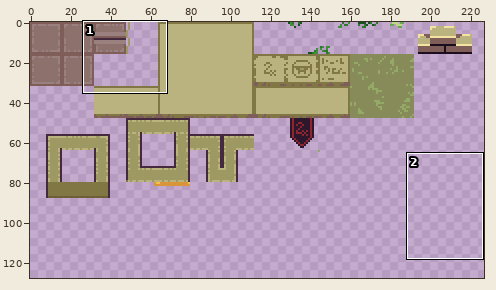
Two states of a sprite sheet, Assets/Sprites/arena-tileset-new.png. The picture above shows the old version from afar; the outline marks the close-up.
Close-up. Before:
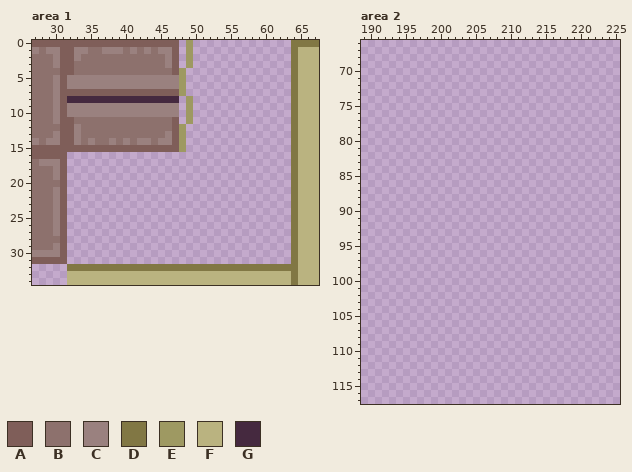
The file is 256x128 pixels. Shown: area 1: x 27..67, y 0..34; area 2: x 189..225, y 66..117. The wide view leaves out empty margins. The commit also changed other parts of the picture, which this record leaves out.
Palette (. is transparent): A #7f5e59  B #8d716d  C #9a817f  D #817744  E #9e9962  F #bab380  G #45293f
Pixels before, area 1, first column x 27:
 0 AAAAAAAAAAAAAAAAAAAAA.E..............DDDD
 1 CBCCAACCBBCCCBCBCBCCA.E..............DFFF
 2 BBBCAACBBBBBBBBBBBBCA.E..............DFFF
 3 BBBCAABBBBBBBBBBBBBCA.E..............DFFF
 4 BBBBAABBBBBBBBBBBBBBAE...............DFFF
 5 BBBCACCCCCCCCCCCCCCCCE...............DFFF
 6 BBBCACCCCCCCCCCCCCCCCE...............DFFF
 7 BBBCAAAAAAAAAAAAAAAAAE...............DFFF
 8 BBBCAGGGGGGGGGGGGGGGG.E..............DFFF
 9 BBBCACCCCCCCCCCCCCCCC.E..............DFFF
10 BBBCACCCCCCCCCCCCCCCC.E..............DFFF
11 BBBCAABBBBBBBBBBBBBBA.E..............DFFF
12 BBBBAACBBBBBBBBBBBBBAE...............DFFF
13 BBBCAACBBBBBBBBBBBBCAE...............DFFF
14 CBCCAACBCBBCBCBCCBCCAE...............DFFF
15 AAAAAAAAAAAAAAAAAAAAAE...............DFFF
16 AAAAA................................DFFF
17 BCCCA................................DFFF
18 BBBCA................................DFFF
19 BBBCA................................DFFF
20 BBBBA................................DFFF
21 BBBCA................................DFFF
22 BBBCA................................DFFF
23 BBBCA................................DFFF
24 BBBCA................................DFFF
25 BBBCA................................DFFF
26 BBBCA................................DFFF
27 BBBCA................................DFFF
28 BBBBA................................DFFF
29 BBBCA................................DFFF
30 CCCCA................................DFFF
31 AAAAA................................DFFF
32 .....DDDDDDDDDDDDDDDDDDDDDDDDDDDDDDDDDFFF
33 .....FFFFFFFFFFFFFFFFFFFFFFFFFFFFFFFFDFFF
34 .....FFFFFFFFFFFFFFFFFFFFFFFFFFFFFFFFDFFF
And afterwards:
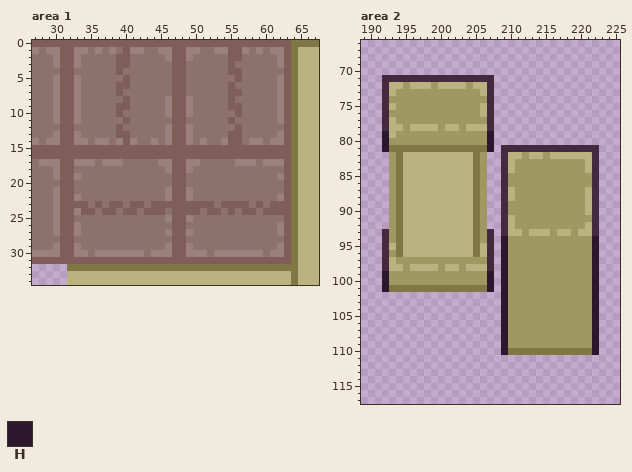
Colours new in this view: H #2d172c
The edit:
Changed rows in their new state; - is an unchanged pixel.
Area 1:
first column x 32:
 0 ----------------AAAAAAAAAAAAAAAA
 1 ----CB-BA-CB----ACCBBCCAACBCBCCA
 2 -------AA-------ACBBBBBAABBBBBCA
 3 -C-----AA-----B-ABBBBBBABBBBBBCA
 4 -------A--------ABBBBBBAABBBBBBA
 5 A-BBBBBBABBBBBBAABBBBBBBABBBBBCA
 6 A-BBBBBAABBBBBBAABBBBBBABBBBBBCA
 7 -CBBBBB-BBBBBBB-ABBBBBBAABBBBBCA
 8 ACBBBBBBABBBBBCAACBBBBBABBBBBBCA
 9 A-BBBBBAABBBBB-AACBBBBBAABBBBBCA
10 A-BBBBBABBBBBB-AACBBBBBBABBBBBCA
11 -C------A-------ABBBBBBABBBBBBCA
12 -B-----A------C-ACBBBBBBABBBBBBA
13 -------AA-------ACBBBBBAABBBBBCA
14 --CBCCBCACBBCB--ACBCBBCAABCCBCCA
15 ----------------AAAAAAAAAAAAAAAA
16 AAAAAAAAAAAAAAAAAAAAAAAAAAAAAAAA
17 ACCCBCCCBBBBBCCAACCBBBBBCCCBCCCA
18 ABBBBBBBBBBBBBCAACBBBBBBBBBBBBBA
19 ACBBBBBBBBBBBBBAABBBBBBBBBBBBBCA
20 ABBBBBBBBBBBBBBAABBBBBBBBBBBBBBA
21 ABBBBBBBBBBBBBCAACBBBBBBBBBBBBBA
22 ACBBBBBBBBBBBBCAACBBBBBBBBBBBBCA
23 AAABABAABAABAAAAAAAAABAAAABABAAA
24 ACAABAABAABAAABAAAABAABABAABAAAA
25 ABBBBBBBBBBBBBCAACBBBBBBBBBBBBBA
26 ACBBBBBBBBBBBBBAABBBBBBBBBBBBBCA
27 ACBBBBBBBBBBBBCAACBBBBBBBBBBBBCA
28 ABBBBBBBBBBBBBBAABBBBBBBBBBBBBBA
29 ACBBBBBBBBBBBBCAACBBBBBBBBBBBBCA
30 ACCBCCCCCCCBCCCAACCCBCCCCCCCBCCA
31 AAAAAAAAAAAAAAAAAAAAAAAAAAAAAAAA
Area 2:
first column x 192:
 71 GGGGGGGGGGGGGGGG---------------
 72 GFFEFFFEFFFFEFFG---------------
 73 GFEEEEEEEEEEEEFG---------------
 74 GEEEEEEEEEEEEEEG---------------
 75 GFEEEEEEEEEEEEFG---------------
 76 GEEEEEEEEEEEEEFG---------------
 77 GFEEEEEEEEEEEEEG---------------
 78 GFFEFFFFEFFEFFFG---------------
 79 HFEEEEEEEEEEEEEH---------------
 80 HEEEEEEEEEEEEEEH---------------
 81 HDDDDDDDDDDDDDDH-GGGGGGGGGGGGGG
 82 -EDFFFFFFFFFFDE--GFFEFFEFFFFFFG
 83 -EDFFFFFFFFFFDE--GFEEEEEEEEEEFG
 84 -EDFFFFFFFFFFDE--GFEEEEEEEEEEFG
 85 -EDFFFFFFFFFFDE--GEEEEEEEEEEEEG
 86 -EDFFFFFFFFFFDE--GEEEEEEEEEEEEG
 87 -EDFFFFFFFFFFDE--GFEEEEEEEEEEFG
 88 -EDFFFFFFFFFFDE--GFEEEEEEEEEEFG
 89 -EDFFFFFFFFFFDE--GEEEEEEEEEEEFG
 90 -EDFFFFFFFFFFDE--GEEEEEEEEEEEFG
 91 -EDFFFFFFFFFFDE--GFEEEEEEEEEEEG
 92 -EDFFFFFFFFFFDE--GFEEEEEEEEEEFG
 93 GEDFFFFFFFFFFDEG-GFFEFFFEFFEFFG
 94 GEDFFFFFFFFFFDEG-HEEEEEEEEEEEEH
 95 GFDFFFFFFFFFFDFG-HEEEEEEEEEEEEH
 96 GEDFFFFFFFFFFDFG-HEEEEEEEEEEEEH
 97 GFEEEEEEEEEEEEEG-HEEEEEEEEEEEEH
 98 GFFEFFFFEFFEFFFG-HEEEEEEEEEEEEH
 99 HEEEEEEEEEEEEEEH-HEEEEEEEEEEEEH
100 HEEEEEEEEEEEEEEH-HEEEEEEEEEEEEH
101 HDDDDDDDDDDDDDDH-HEEEEEEEEEEEEH
102 -----------------HEEEEEEEEEEEEH
103 -----------------HEEEEEEEEEEEEH
104 -----------------HEEEEEEEEEEEEH
105 -----------------HEEEEEEEEEEEEH
106 -----------------HEEEEEEEEEEEEH
107 -----------------HEEEEEEEEEEEEH
108 -----------------HEEEEEEEEEEEEH
109 -----------------HEEEEEEEEEEEEH
110 -----------------HDDDDDDDDDDDDH
Pixel boxes of the changes (left, top, right, bottom) in both close-ups:
changed: (67, 40, 291, 264)
added: (382, 75, 599, 355)
